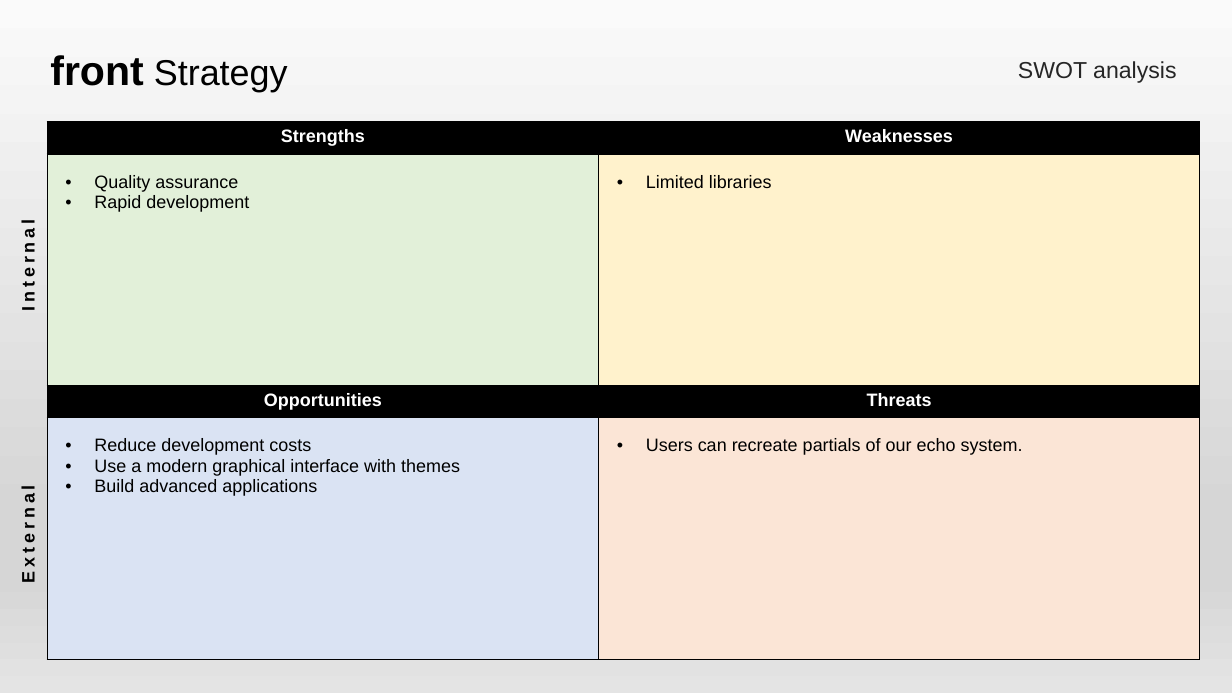
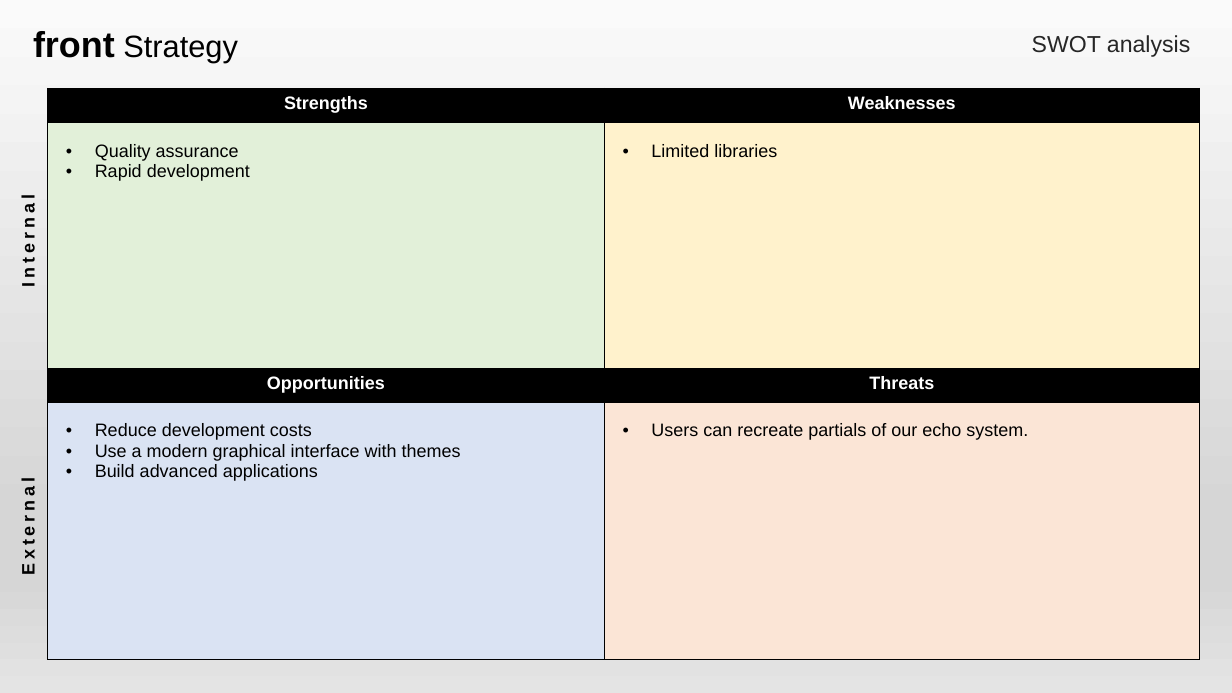
Before and after one commit to aleptra/front, a slide deck: slide 15 of _front.pptx (slide 14 before the commit). Drawn at 1232x693 pixels with LibreOffice and Linux fonts; fonts in the diff are those of the drawing. Boxes give left, top, right and bottom in pixels: in the first picture for what was removed or moved away, otherwise in the second. Text is boxed around its words. In the diff, an @@ line names an element or a change of style, - is before the commit and + after.

```diff
--- a/_front.pptx
+++ b/_front.pptx
@@ text "front Strategy": place and size @@
-text "front Strategy" at box(50, 55, 288, 92)
+text "front Strategy" at box(33, 31, 238, 63)
@@ text "front Strategy" at box(33, 31, 238, 63): size 32 to 28 pt in "front"; size 28 to 24 pt in "Strategy"; alignment right to left @@
@@ text "SWOT analysis": place and size @@
-text "SWOT analysis" at box(1018, 61, 1176, 83)
+text "SWOT analysis" at box(1032, 35, 1190, 57)
@@ text "SWOT analysis" at box(1032, 35, 1190, 57): alignment left to right @@
@@ table: place and size @@
-table at box(0, 122, 1200, 660)
+table at box(0, 89, 1200, 660)
```
Also in this commit, not shown: 16 other slides changed, 2 slides added.
